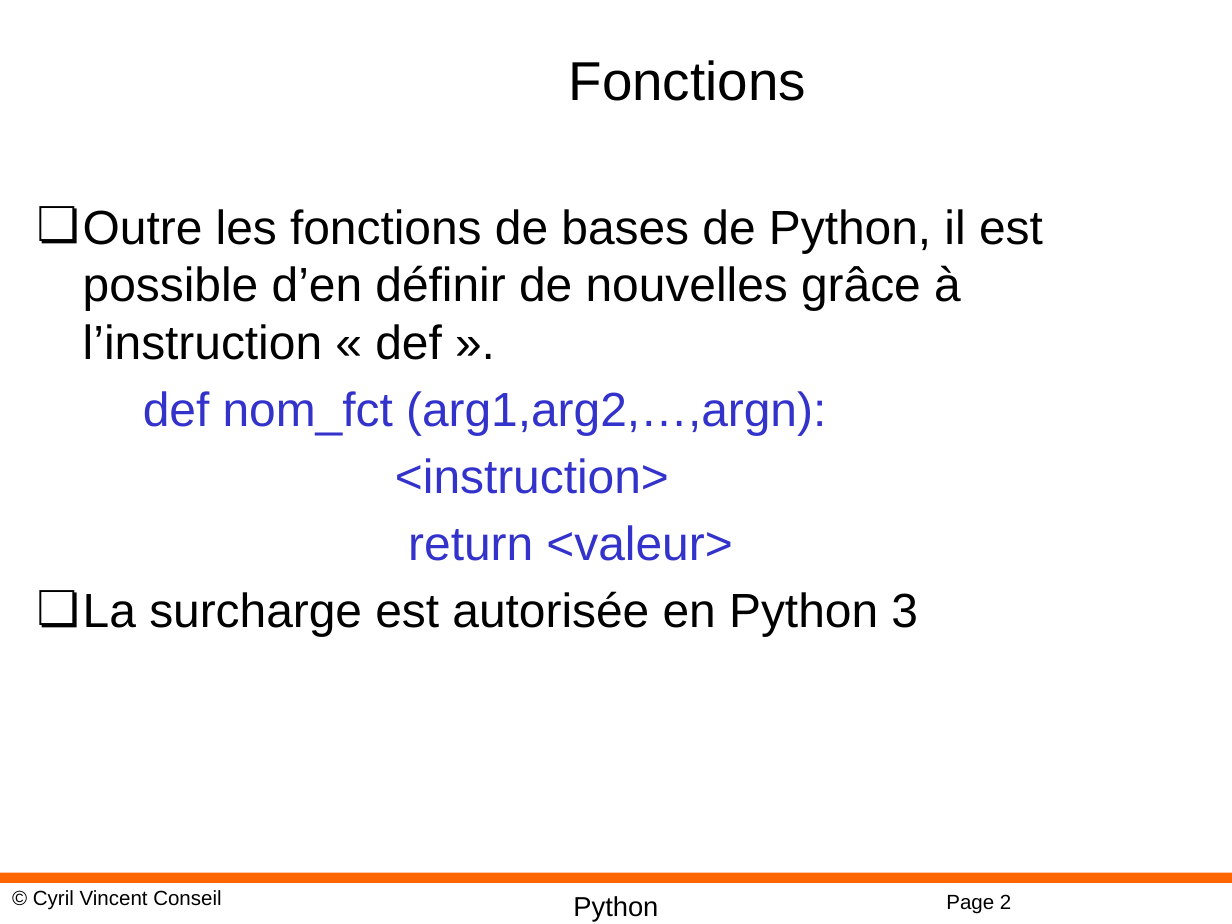
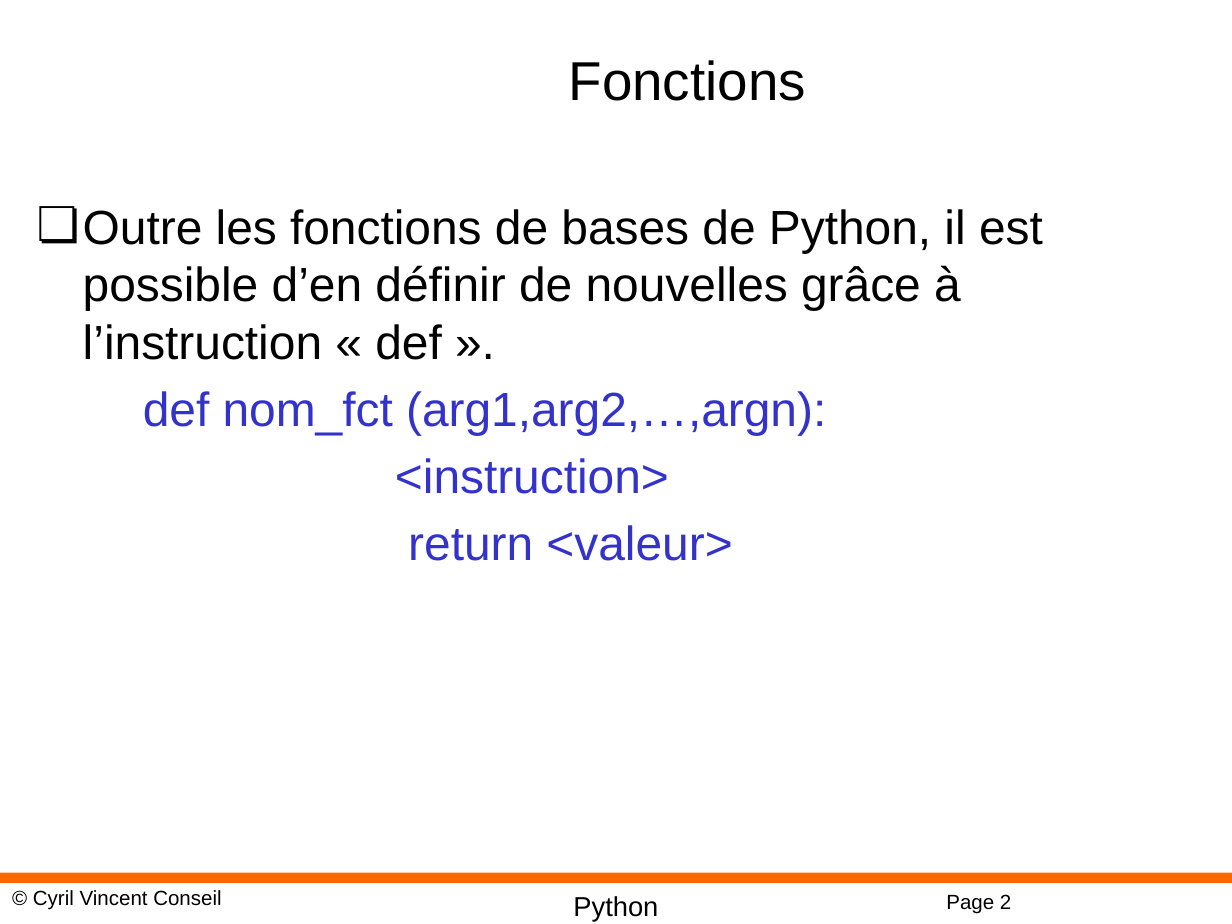
Before and after one commit to cyrilvincent/python, a slide deck: slide 2 of ppt/Python04-Functions.pptx. Drawn at 1232x924 pixels with LibreOffice and Linux fonts; fonts in the diff are those of the drawing; background and template pictures are left out. Boxes give left, top, right and bottom in pixels: in the first picture for what was removed or moved away, otherwise in the second. Text is boxed around its words. In the diff, an @@ line names an element or a change of style, - is before the commit and + after.

```diff
--- a/ppt/Python04-Functions.pptx
+++ b/ppt/Python04-Functions.pptx
@@ text at bbox=[83, 591, 918, 637]: paragraph removed @@
-❏ La surcharge est autorisée en Python 3
```
Also in this commit, not shown: 2 other files.
